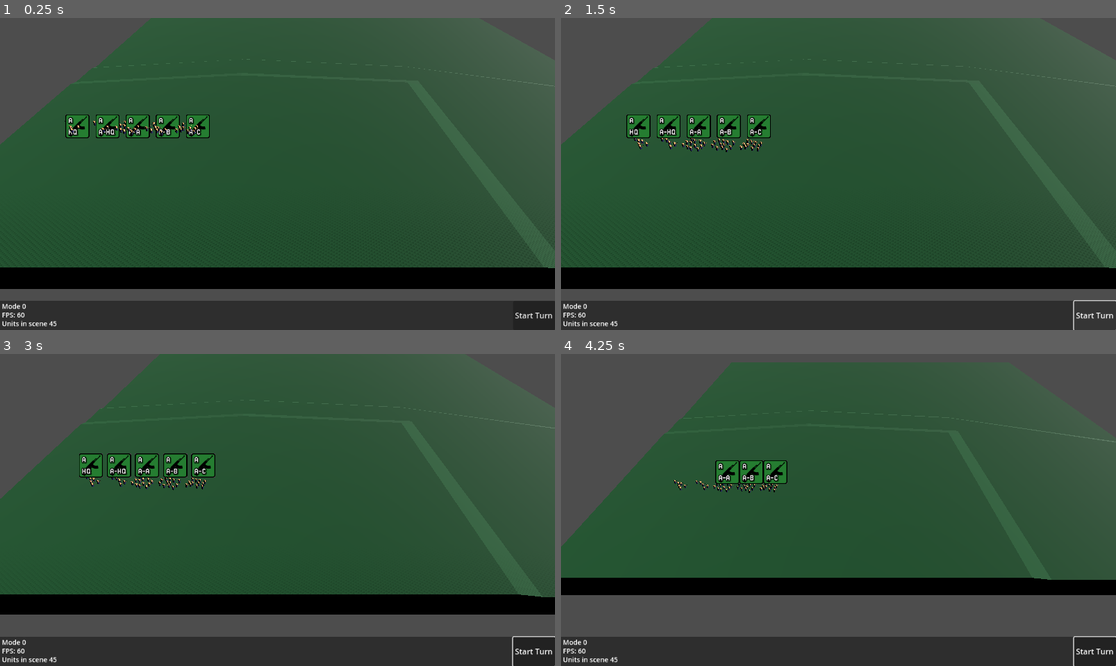
Above: before the commit, frames 1-4 (two rows, left to right).
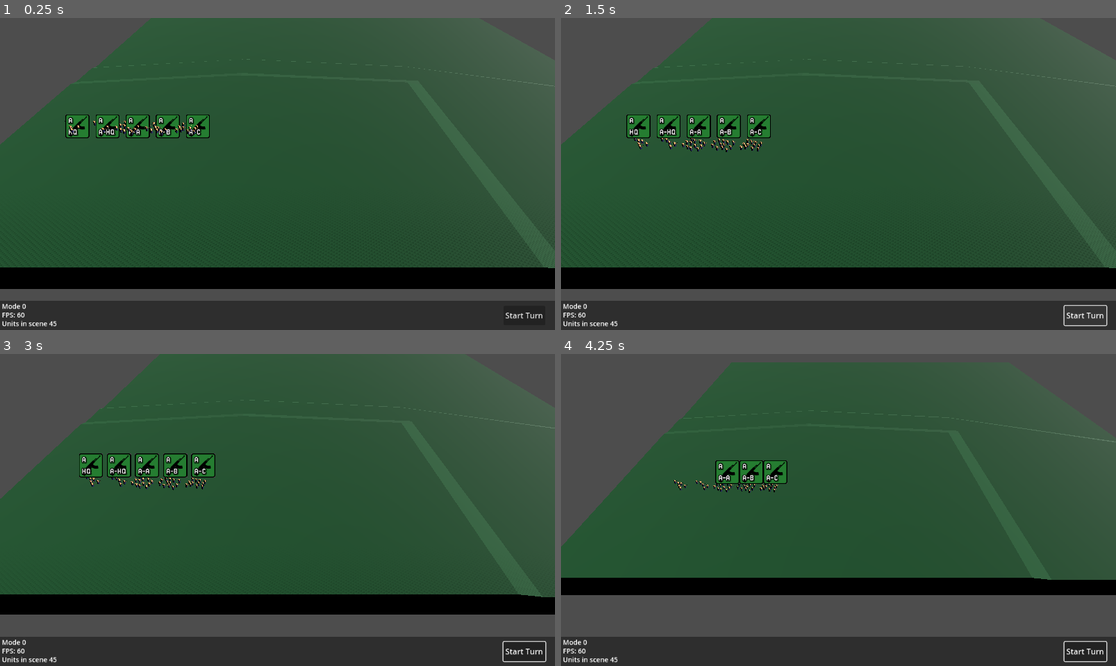
Above: after the commit, the same moments.

Repository: pxtimes3/notsoasl
Game: Godot game, scene res://scenes/main.tscn
The game is run twice, just before and just after one commit, with the same random seed, the same clock (stepped at 60 frames per second) and the same inputs.
Inputs (mouse positions are in pixels of both pictures, inside the frame that each line leads up to):
- Up to frame 1 (0.25 s): no input
- Up to frame 2 (1.5 s): click "Start Turn" at 0.5 s; click "Start Turn" at 1.25 s
- Up to frame 3 (3 s): click "Start Turn" at 2 s; tap Enter at 2.75 s; move the mouse to (399, 494) at 2.77 s; hold S (camera_move_backward) from 2.78 s (still down); click (399, 494) at 2.92 s
- Up to frame 4 (4.25 s): release S (camera_move_backward) at 3.5 s; drag from (727, 525) to (810, 572) at 3.52 s

The runs differ from the first frame. In frame 1, 0.1% of the frame differs, in the area x 91-100%, y 94-97%; in frame 2, 0.3%; in frame 3, 0.3%, in the area x 90-100%, y 90-100%; in frame 4, 0.3%.

Commit message:
Added functionality to start turn button, also a little fancier

Diff:
--- a/scenes/2d/gui/gameUI/gameUI.tscn
+++ b/scenes/2d/gui/gameUI/gameUI.tscn
@@ -1,4 +1,6 @@
-[gd_scene load_steps=5 format=3 uid="uid://ba5hmlo5tdrwy"]
+[gd_scene load_steps=6 format=3 uid="uid://ba5hmlo5tdrwy"]
+
+[ext_resource type="Script" path="res://scripts/2d/gui/game/gameUI.gd" id="1_0m45h"]
 
 [sub_resource type="Theme" id="Theme_388p8"]
 
@@ -20,6 +22,7 @@
 size_flags_horizontal = 4
 size_flags_vertical = 0
 mouse_filter = 2
+script = ExtResource("1_0m45h")
 
 [node name="TopMiddle" type="Control" parent="."]
 custom_minimum_size = Vector2(0, 60)
@@ -82,8 +85,17 @@
 grow_horizontal = 2
 grow_vertical = 2
 
-[node name="Button" type="Button" parent="Bottom/Panel/HBoxContainer"]
+[node name="MarginContainer" type="MarginContainer" parent="Bottom/Panel/HBoxContainer"]
+layout_mode = 2
+theme_override_constants/margin_left = 10
+theme_override_constants/margin_top = 10
+theme_override_constants/margin_right = 20
+theme_override_constants/margin_bottom = 10
+
+[node name="StartTurn" type="Button" parent="Bottom/Panel/HBoxContainer/MarginContainer"]
 layout_mode = 2
 theme = SubResource("Theme_rxqto")
 theme_override_constants/outline_size = 0
 text = "Start Turn"
+
+[connection signal="button_up" from="Bottom/Panel/HBoxContainer/MarginContainer/StartTurn" to="." method="_on_start_turn_button_up"]
